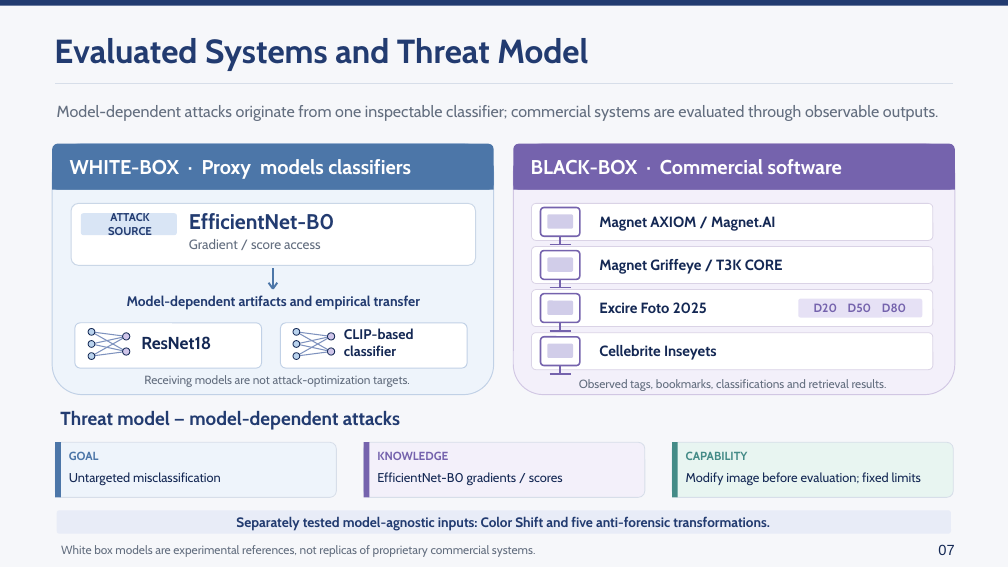
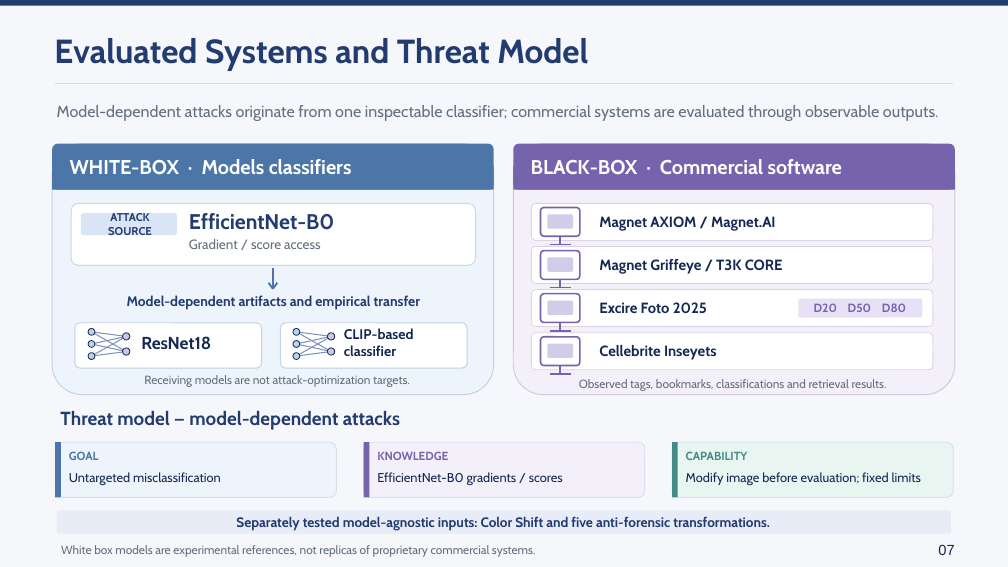
Before and after one commit to lmolinario/Molinario_Thesis_Defense_2026, a slide deck: slide 7 of Molinario_Thesis_Defense_2026.pptx. Drawn at 1008x567 pixels with LibreOffice and Linux fonts; fonts in the diff are those of the drawing. Boxes give left, top, right and bottom in pixels: in the first picture for what was removed or moved away, otherwise in the second. Text is boxed around its words. In the diff, an @@ line names an element or a change of style, - is before the commit and + after.

Commit message:
refactor

```diff
--- a/Molinario_Thesis_Defense_2026.pptx
+++ b/Molinario_Thesis_Defense_2026.pptx
@@ text at (70,159,352,175): text changed @@
-WHITE-BOX · Proxy models classifiers
+WHITE-BOX · Models classifiers
```
Also in this commit, not shown: 3 other slides changed.
